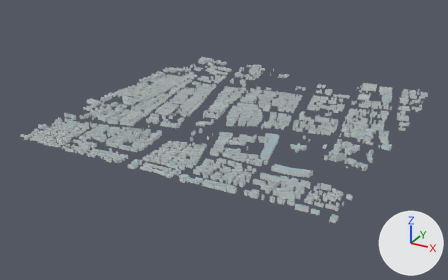
What one commit did to the glTF model projects/shanghai/assets/city/tiles/14-13704-6698.glb.
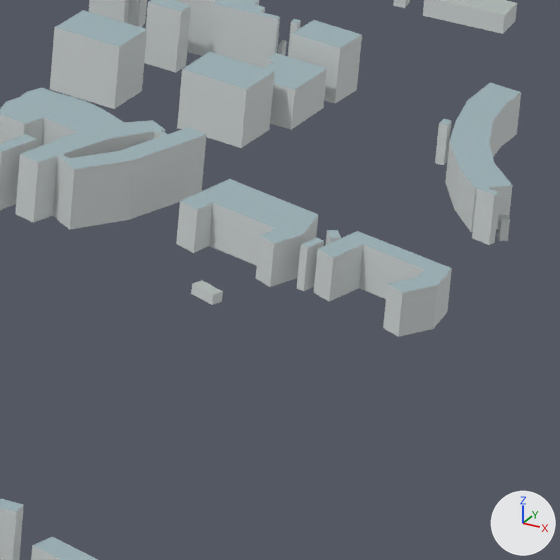
Old and new are each drawn whole from a 50 mm lens placed at (1824.0, -3587.0, 1571.0), pointed at (-81.0, -124.0, -161.0) and again close up on the part from 74% to 84% of the width and 51% to 68% of the height. The axes (+X, +Y, +Z) are drawn at lower right. The lights are the same throughout. The first two pictures are the older version. Where no turn or scale is listed for an object, it has been applied to the vertices. Vertices at exactly the same position are counted once.
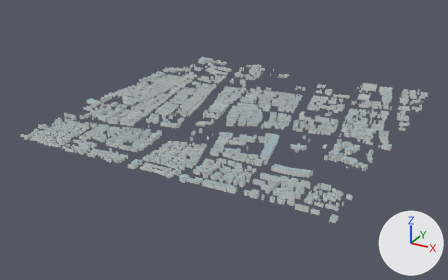
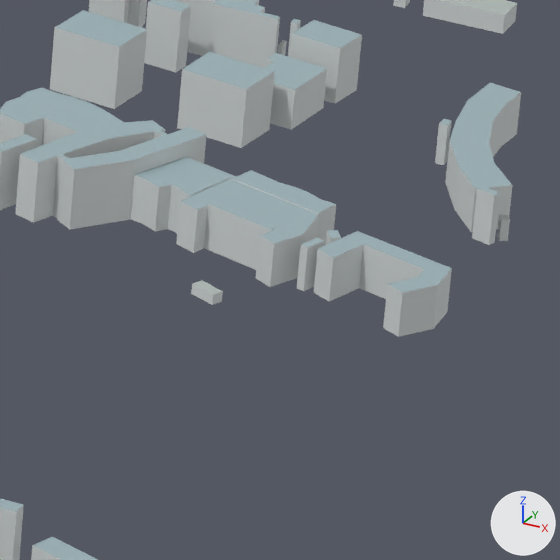
Boxes (x1, y1, x2, y2) around the edits, measured in the close-ups (560 x 560 px):
part 1 of me_mesh_0, built on: before (181, 179, 318, 266); after (131, 157, 336, 270)

Diff of the bpy script that builds the scene:
```diff
--- a/projects/shanghai/assets/city/tiles/14-13704-6698.glb.py
+++ b/projects/shanghai/assets/city/tiles/14-13704-6698.glb.py
@@ me_mesh_0 @@
 # used by ob_mesh_0; location = (-1102.8, 1067.6, 0.0)
-me_mesh_0.from_pydata(...)  # 16922 vertices, 27176 faces; spans x 0.0..2172.0, y -2132.0..0.0, z 0.0..37.0
+me_mesh_0.from_pydata(...)  # 16972 vertices, 27288 faces; spans x 0.0..2172.0, y -2132.0..0.0, z 0.0..37.0
+# me_mesh_0 part 1
+# 19 faces are deleted
+# 5 vertices move within x 1986.0..2037.0, y -1482.0..-1434.0, z 24.0
+# 16 vertices are added at x 1943.0..2042.0, y -1469.0..-1421.0, z 0.0
+# 5 new vertices lie (0.0, 0.0, 24.0) away from vertices in x 1986.0..2037.0, y -1482.0..-1434.0, z 0.0
+# 16 new vertices lie (0.0, 0.0, 24.0) away from vertices in x 1943.0..2042.0, y -1469.0..-1421.0, z 0.0
+# 54 new faces join them, mat_stone_and_concrete_walls (light grey #d3d8d8)
+# 41 new faces join them, mat_mid_rise_rooftops (grey #a0b5ba)
+# other edits to the shape of me_mesh_0 do not show in these pictures
 me_mesh_0.materials.append(mat_stone_and_concrete_walls)
```
